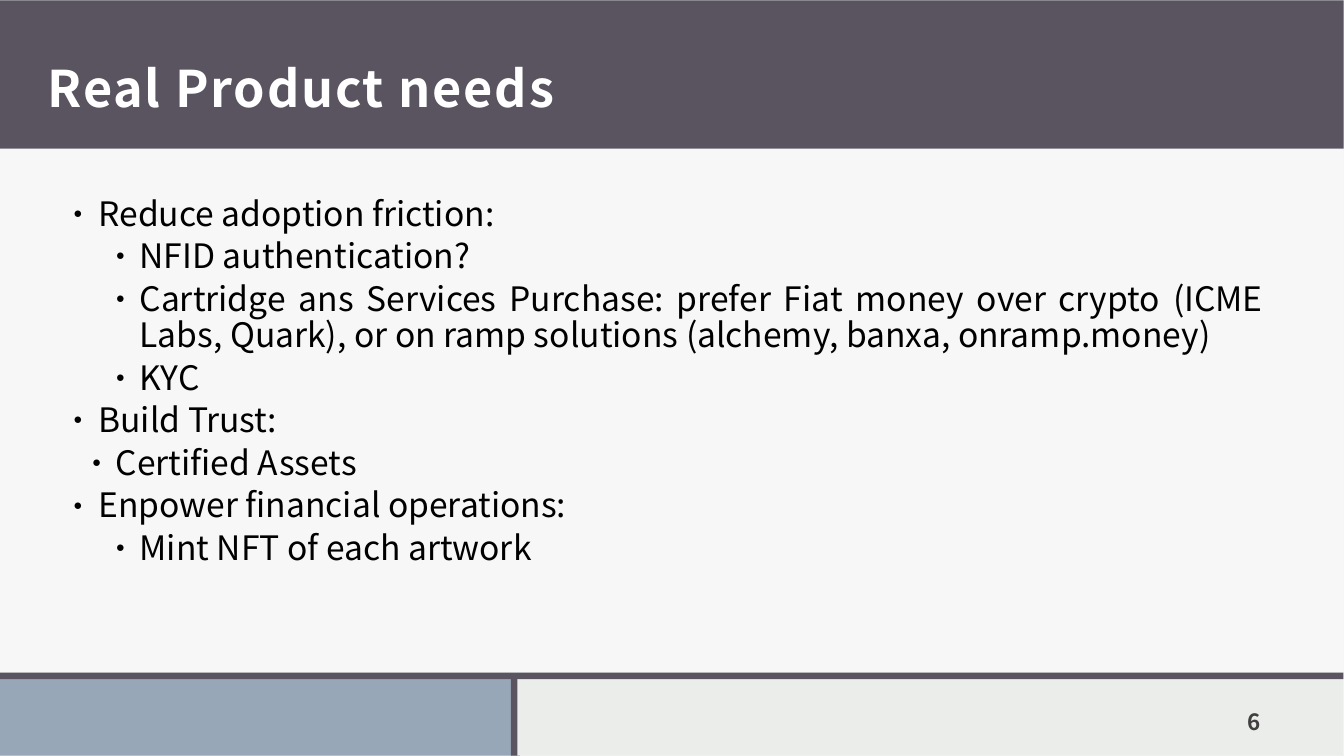
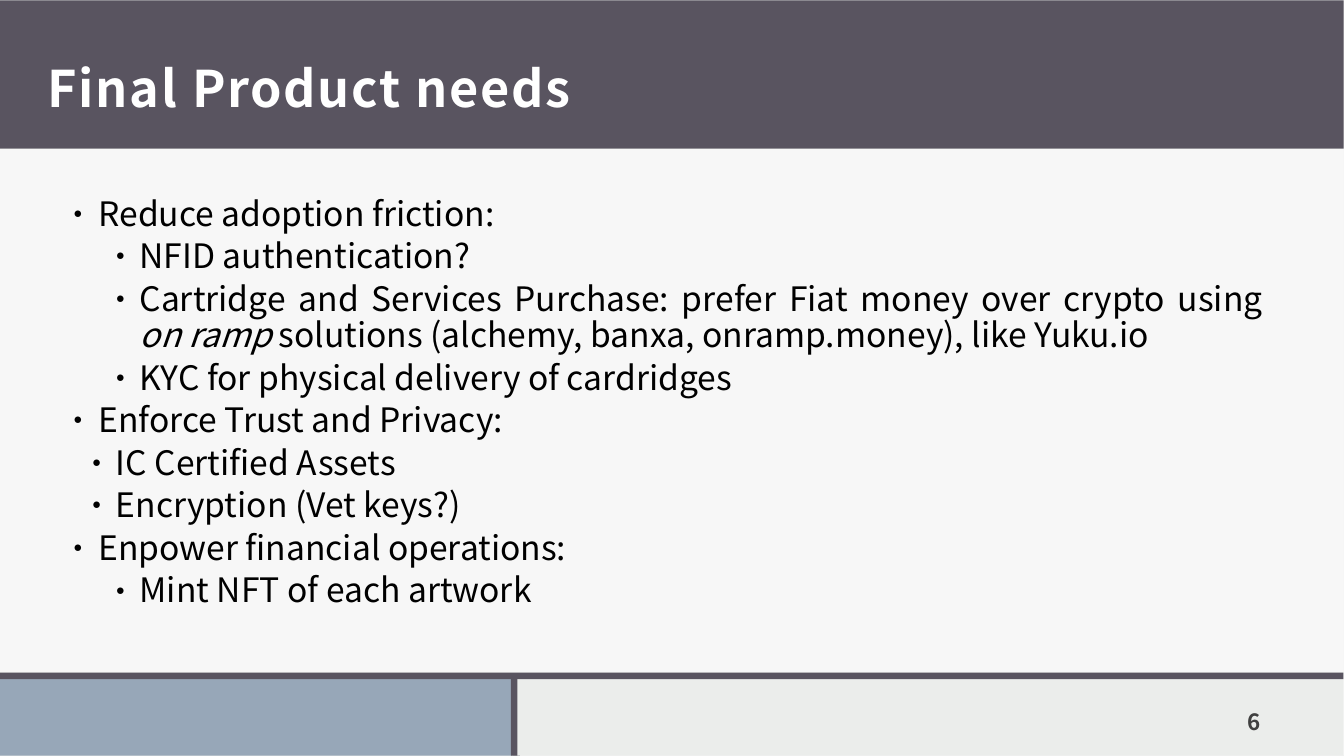
Before and after one commit to RobertoPirrone/digitaltechne, a slide deck: slide 6 of src/docs/presentations/21maggio.pptx. Drawn at 1344x756 pixels with LibreOffice and Linux fonts; fonts in the diff are those of the drawing. Boxes give left, top, right and bottom in pixels: in the first picture for what was removed or moved away, otherwise in the second. Text is boxed around its words. In the diff, an @@ line names an element or a change of style, - is before the commit and + after.

```diff
--- a/src/docs/presentations/21maggio.pptx
+++ b/src/docs/presentations/21maggio.pptx
@@ title at bbox=[48, 66, 570, 108]: text changed @@
-Real Product needs
+Final Product needs
@@ text at bbox=[98, 284, 1263, 525]: text changed @@
-    ● Cartridge ans Services Purchase: prefer Fiat money over crypto (ICME Labs, Quark), or on ramp solutions (alchemy, banxa, onramp.money)
-    ● KYC
-● Build Trust:
-  ● Certified Assets
+    ● Cartridge and Services Purchase: prefer Fiat money over crypto using on ramp solutions (alchemy, banxa, onramp.money), like Yuku.io
+    ● KYC for physical delivery of cardridges
+● Enforce Trust and Privacy:
+  ● IC Certified Assets
+  ● Encryption (Vet keys?)
```
Also in this commit, not shown: 3 other slides changed, 3 other files.
